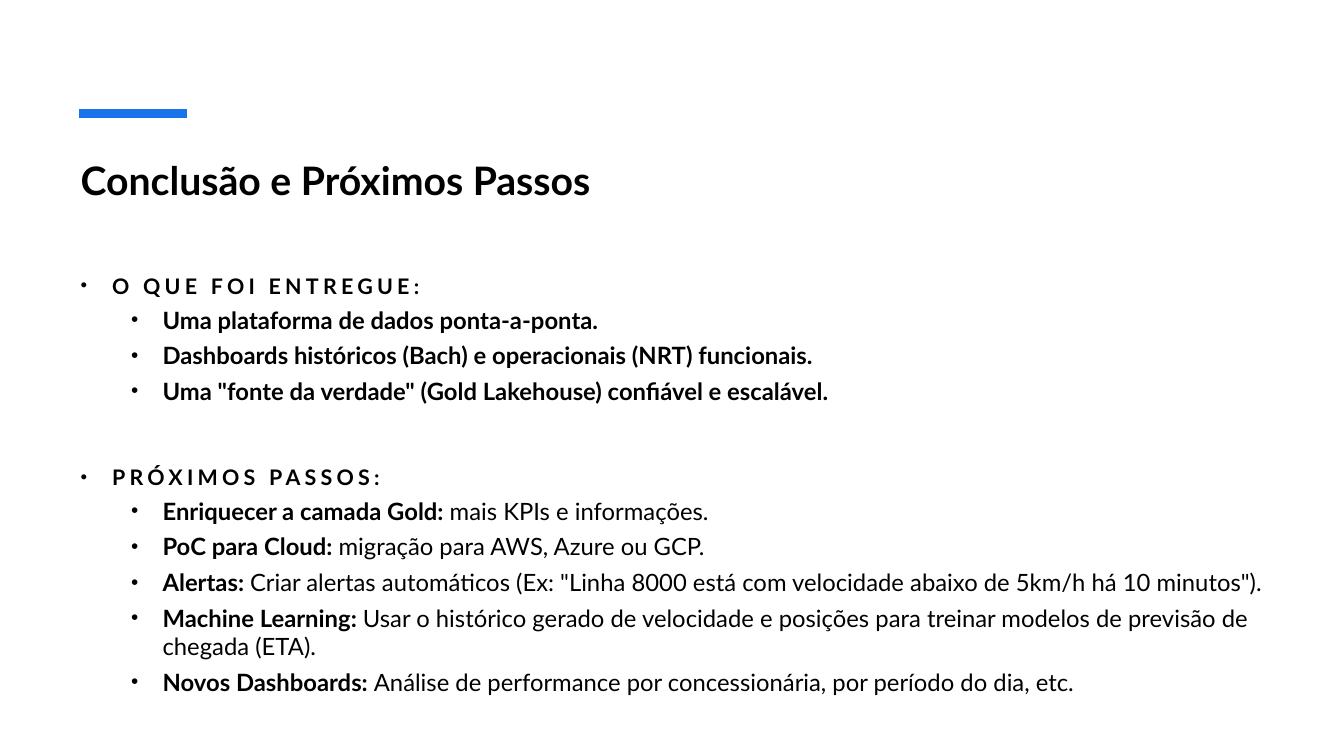
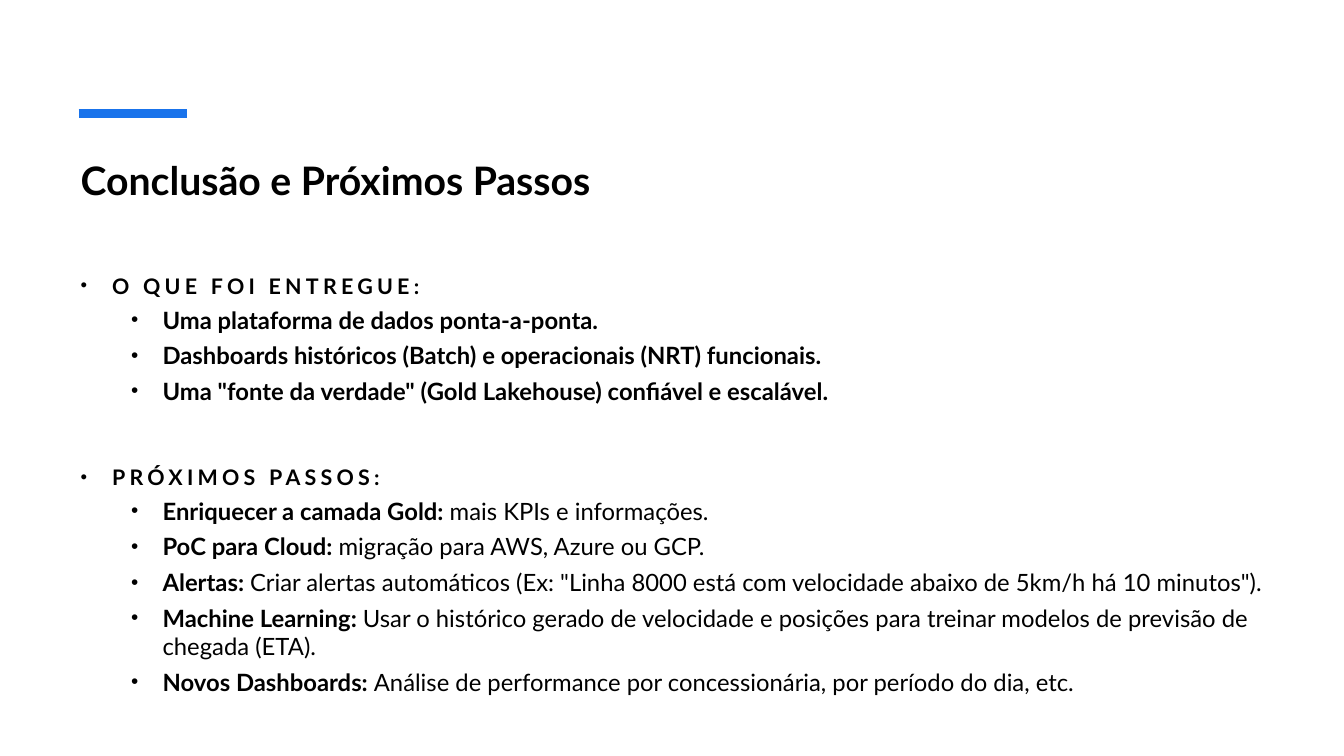
Before and after one commit to guilhermepepa/FIA-Projeto-Final, a slide deck: slide 10 of documentacoes/Apresentação_Projeto_Final.pptx (slide 9 before the commit). Drawn at 1344x756 pixels with LibreOffice and Linux fonts; fonts in the diff are those of the drawing. Boxes give left, top, right and bottom in pixels: in the first picture for what was removed or moved away, otherwise in the second. Text is boxed around its words. In the diff, an @@ line names an element or a change of style, - is before the commit and + after.

Commit message:
- Inclusão do Trino; Correções no silver_to_gold_batch para o cálculo dos onibus congestionados; Ajustes nas documentações.

```diff
--- a/documentacoes/Apresentação_Projeto_Final.pptx
+++ b/documentacoes/Apresentação_Projeto_Final.pptx
@@ subtitle at [163, 345, 821, 368]: text changed @@
-  • Dashboards históricos (Bach) e operacionais (NRT) funcionais.
+  • Dashboards históricos (Batch) e operacionais (NRT) funcionais.
```
Also in this commit, not shown: 2 other slides changed, 3 slides added, 2 slides removed, 38 other files.
